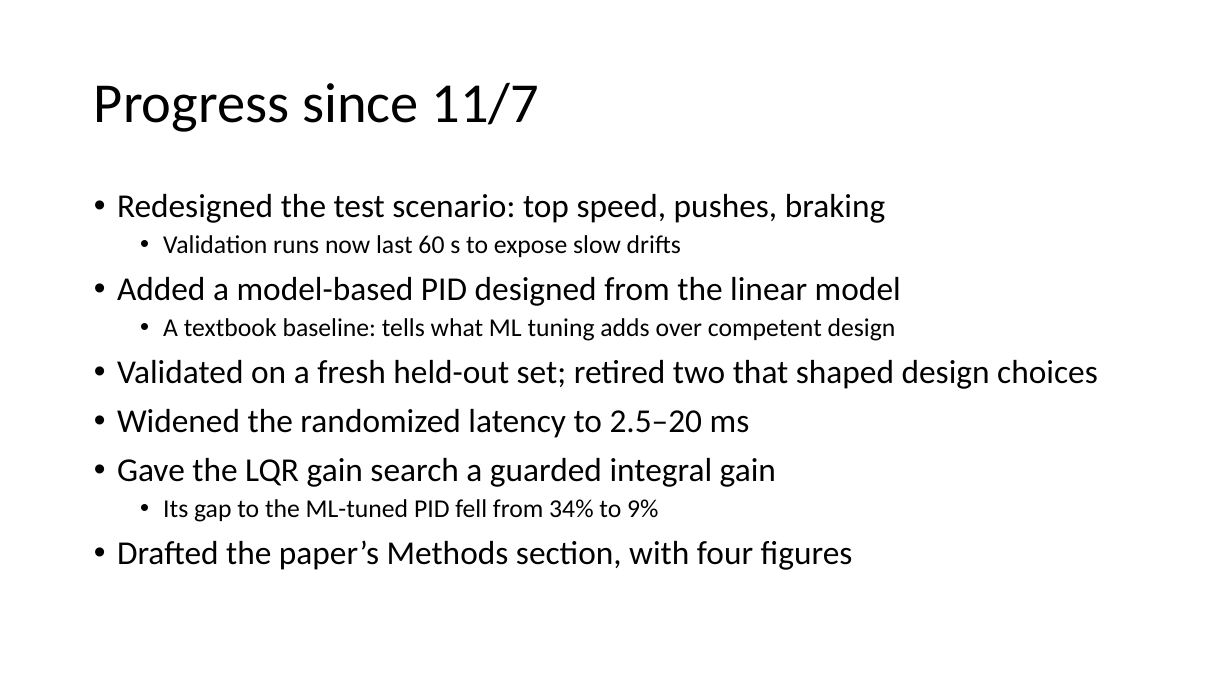
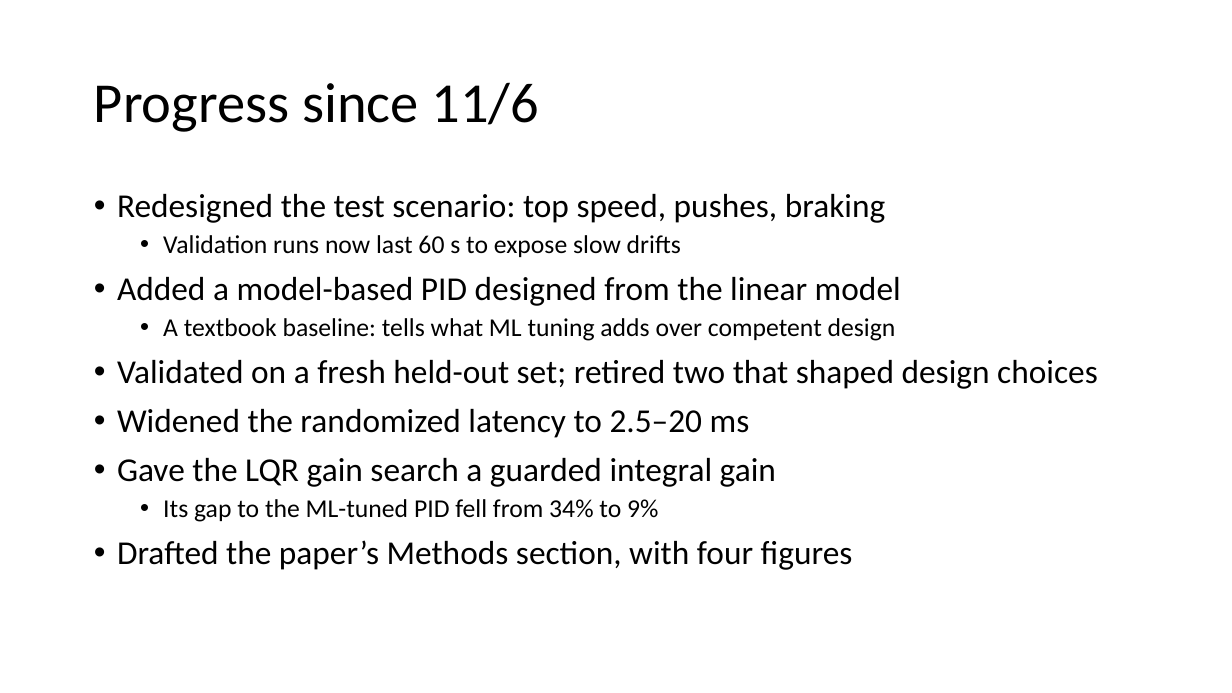
Before and after one commit to evandm4/engr-10301h-balancing-robot, a slide deck: slide 3 of docs/Evan Moore Progress Update.pptx. Drawn at 1232x693 pixels with LibreOffice and Linux fonts; fonts in the diff are those of the drawing. Boxes give left, top, right and bottom in pixels: in the first picture for what was removed or moved away, otherwise in the second. Text is boxed around its words. In the diff, an @@ line names an element or a change of style, - is before the commit and + after.

```diff
--- a/docs/Evan Moore Progress Update.pptx
+++ b/docs/Evan Moore Progress Update.pptx
@@ title at bbox=[94, 82, 539, 132]: text changed @@
-Progress since 11/7
+Progress since 11/6
```
Also in this commit, not shown: 1 other slide changed, 1 other file.
